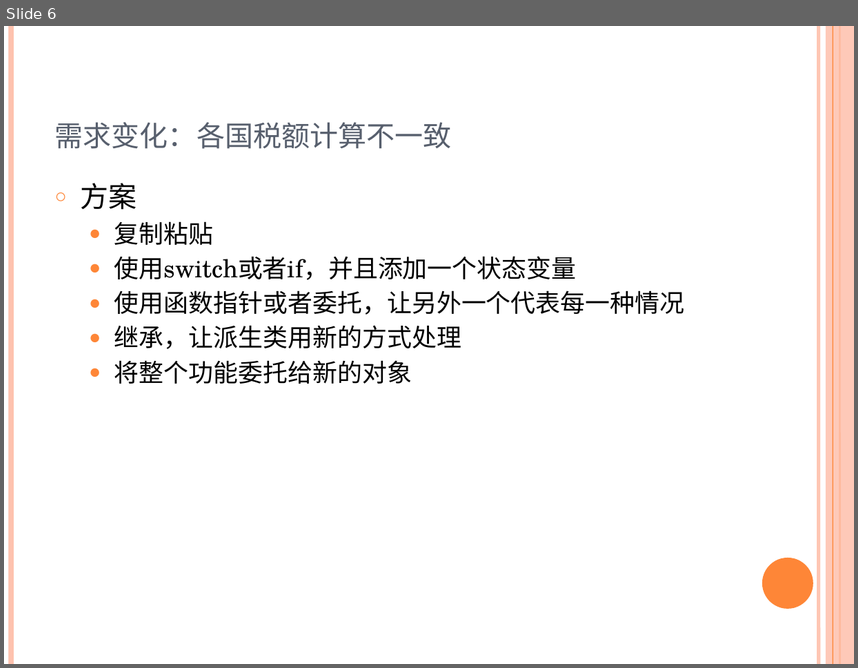
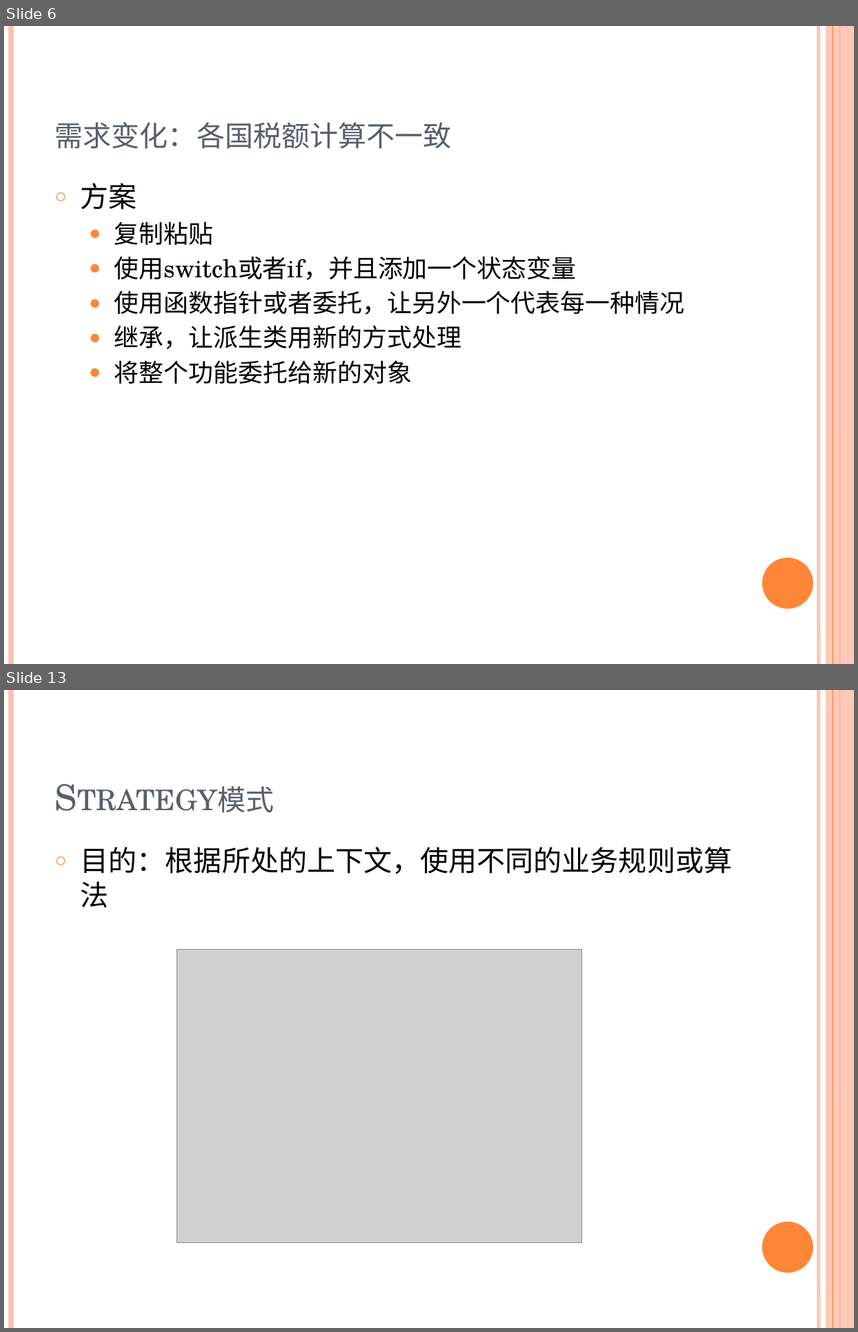
Before and after one commit to fourwq/design-pattern, a slide deck: 设计模式解析/PPT/4.Strategy模式.pptx. Shown one above the other, each under a label of ours: slide 6 before the commit, slides 6 and 13 after it; the slides between them are not shown. The pictures are 858x668 and 858x1332 pixels, drawn with LibreOffice and Linux fonts; fonts in the diff are those of the drawing; grey boxes stand for pictures. Boxes give left, top, right and bottom in pixels: in the first picture for what was removed or moved away, otherwise in the second. Text is boxed around its words. In the diff, an @@ line names an element or a change of style, - is before the commit and + after.

Commit message:
问题描述: 新增Strategy模式介绍

```diff
--- a/设计模式解析/PPT/4.Strategy模式.pptx
+++ b/设计模式解析/PPT/4.Strategy模式.pptx
@@ slide 13 added at (x1=4, y1=690, x2=854, y2=1328), background #FFFFFF; not listed: 6 template elements that a slide beside it also shows @@
@@ title added at (x1=47, y1=716, x2=741, y2=822), 30 pt, text #575F6D, small capitals @@
+Strategy模式
@@ text added at (x1=81, y1=847, x2=733, y2=907), 24 pt, text #000000 @@
+○ 目的：根据所处的上下文，使用不同的业务规则或算法
@@ picture added at (x1=176, y1=949, x2=582, y2=1243) @@
```
Also in this commit, not shown: 6 other slides added, 1 slide removed, 4 other files.
